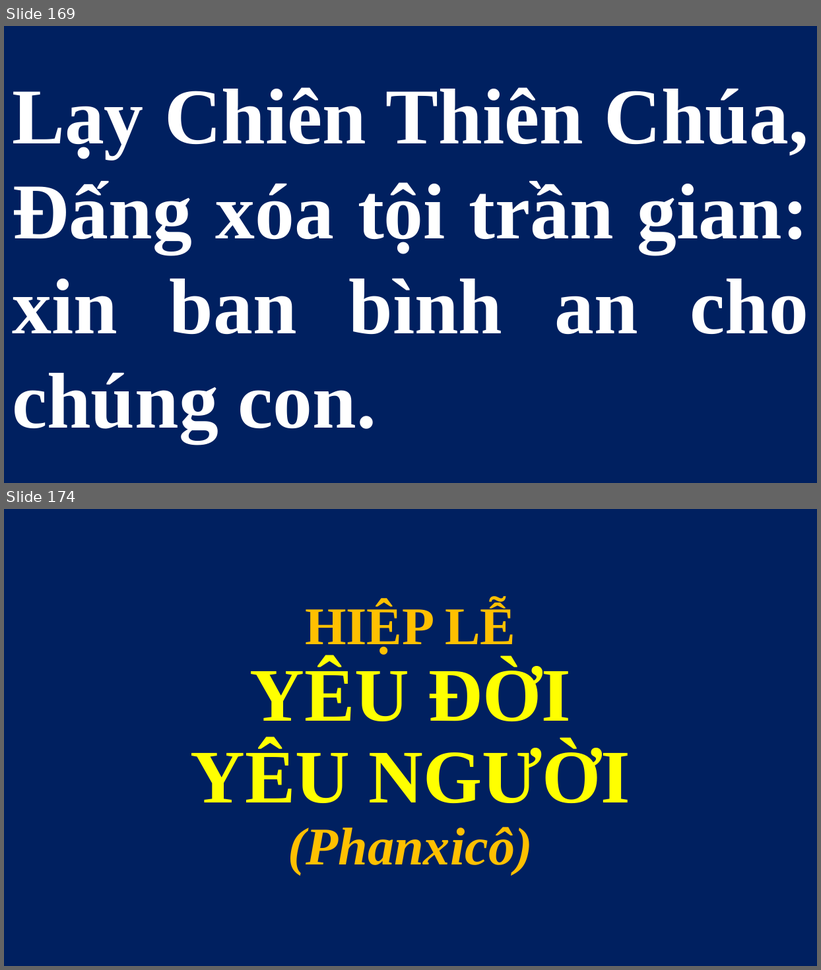
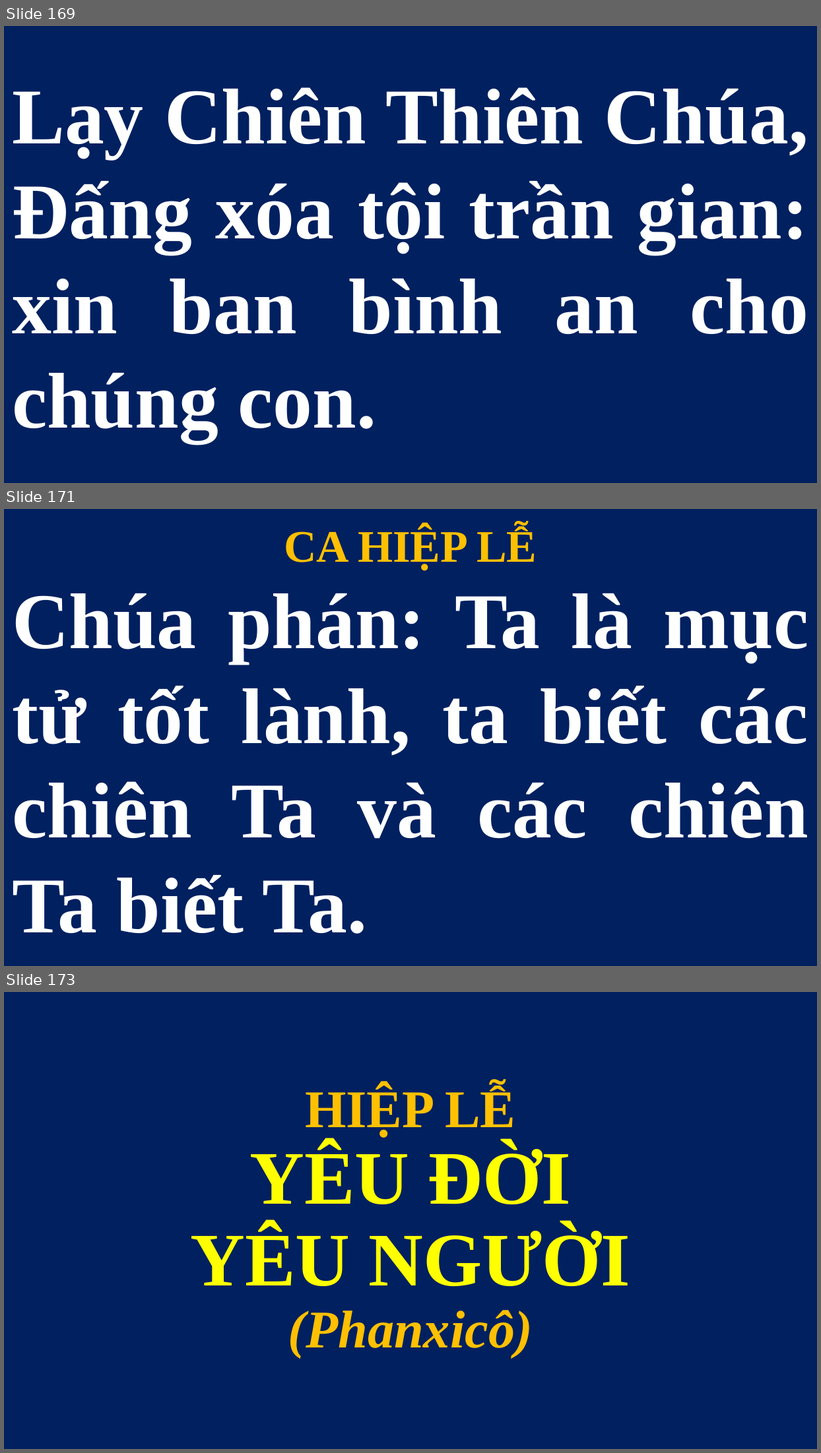
Before and after one commit to lythanhngodev64/SlideLe, a slide deck: Slide/Thứ Bảy - CN-25-TN 2026.pptx. Shown one above the other, each under a label of ours: slides 169 and 174 before the commit, slides 169, 171 and 173 after it; the slides between them are not shown. The pictures are 821x970 and 821x1453 pixels, drawn with LibreOffice and Linux fonts; fonts in the diff are those of the drawing. Boxes give left, top, right and bottom in pixels: in the first picture for what was removed or moved away, otherwise in the second. Text is boxed around its words. In the diff, an @@ line names an element or a change of style, - is before the commit and + after.

Commit message:
Add new CN-25-TN 2026 slide presentations

```diff
--- a/Slide/Thứ Bảy - CN-25-TN 2026.pptx
+++ b/Slide/Thứ Bảy - CN-25-TN 2026.pptx
@@ slide 171 added at [4, 509, 817, 966], background #FFFFFF @@
@@ text added at [284, 527, 537, 571], 40 pt, text #FFC000, bold @@
+CA HIỆP LỄ
@@ title added at [12, 593, 809, 934], 70 pt, text #FFFFFF, bold @@
+Chúa phán: Ta là mục tử tốt lành, ta biết các chiên Ta và các chiên Ta biết Ta.
@@ what was slide 174 is now slide 173 @@
```
Also in this commit, not shown: 1 slide changed, 2 slides removed, 1 other file.
